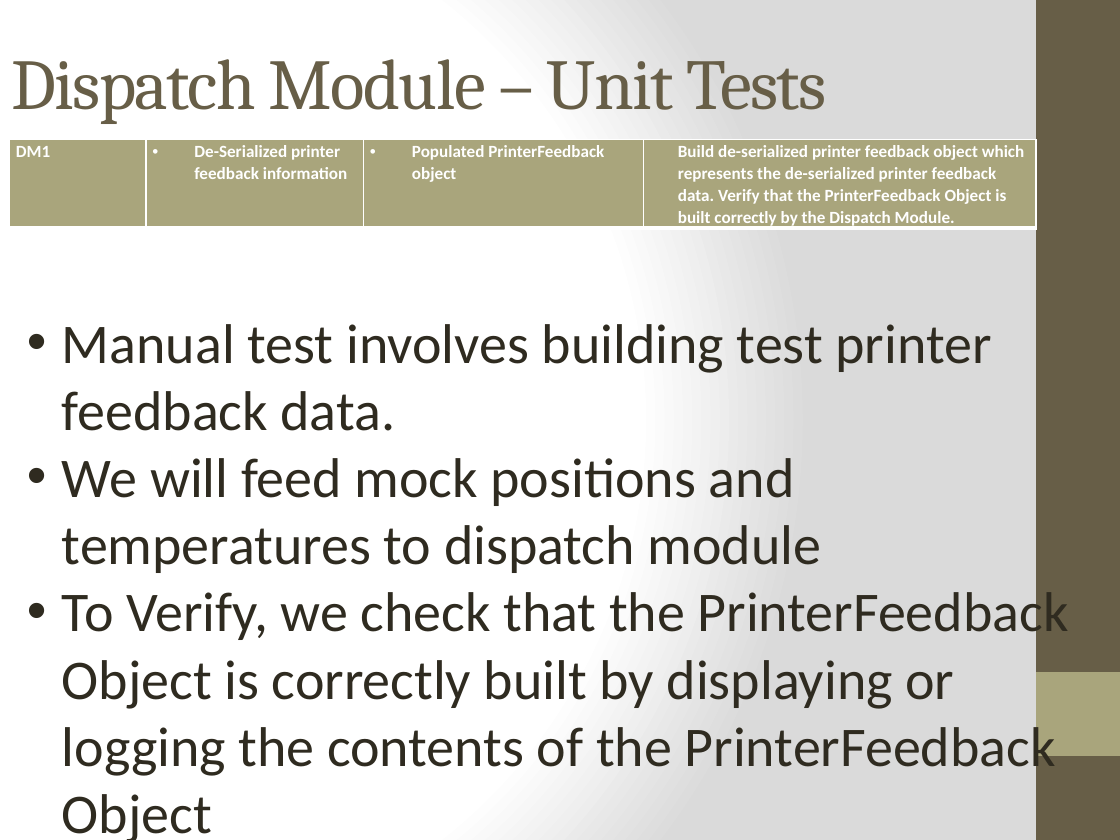
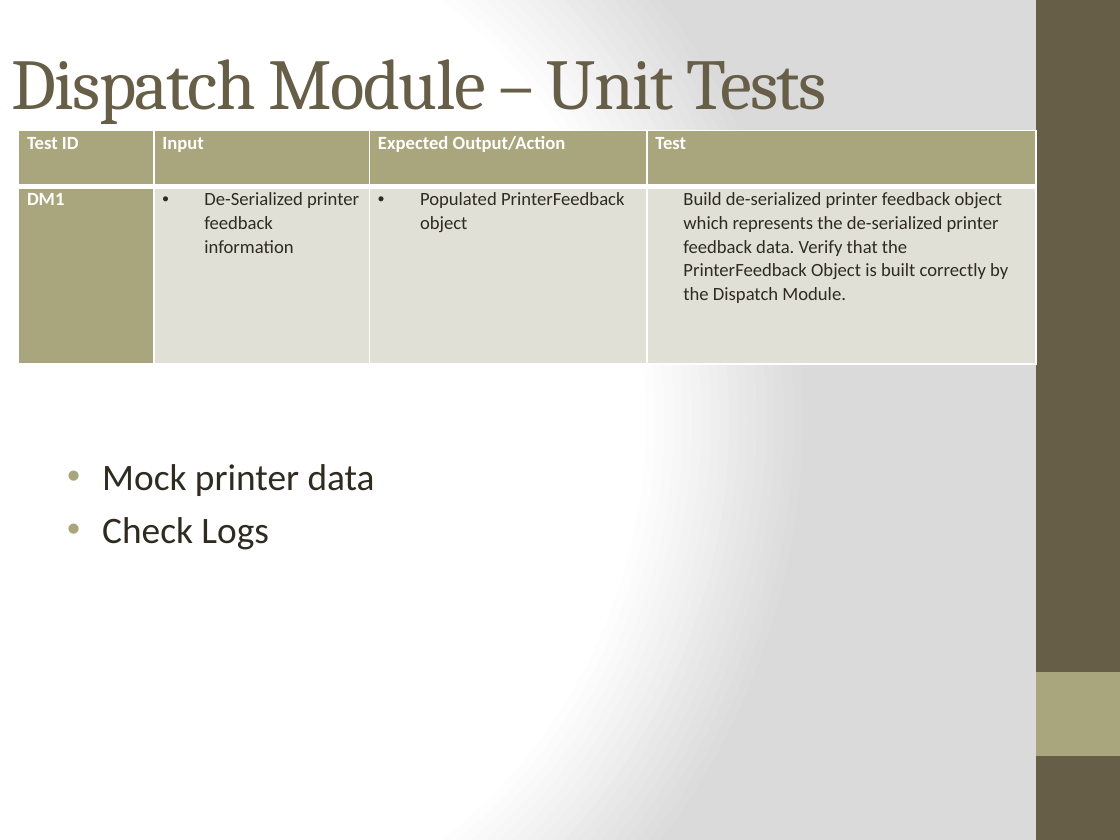
Before and after one commit to qpHalcy0n/SRDesign, a slide deck: slide 34 of Test Plan Presentation/Team Ink3d Test Plan.pptx (slide 35 before the commit). Drawn at 1120x840 pixels with LibreOffice and Linux fonts; fonts in the diff are those of the drawing. Boxes give left, top, right and bottom in pixels: in the first picture for what was removed or moved away, otherwise in the second. Text is boxed around its words. In the diff, an @@ line names an element or a change of style, - is before the commit and + after.

```diff
--- a/Test Plan Presentation/Team Ink3d Test Plan.pptx
+++ b/Test Plan Presentation/Team Ink3d Test Plan.pptx
@@ table at (x1=19, y1=131, x2=1037, y2=500) @@
+row 1: Test ID | Input | Expected Output/Action | Test
@@ table resized from (x1=10, y1=140, x2=1036, y2=232) to (x1=19, y1=131, x2=1037, y2=500) @@
@@ text removed at (x1=62, y1=324, x2=1069, y2=840) @@
-• Manual test involves building test printer feedback data.
-• We will feed mock positions and temperatures to dispatch module
-• To Verify, we check that the PrinterFeedback Object is correctly built by displaying or logging the contents of the PrinterFeedback Object
@@ text added at (x1=102, y1=464, x2=269, y2=550), 24 pt, text #2F2B20 @@
+• Mock printer data
+• Check Logs
```
Also in this commit, not shown: 8 other slides changed, 2 slides removed.
